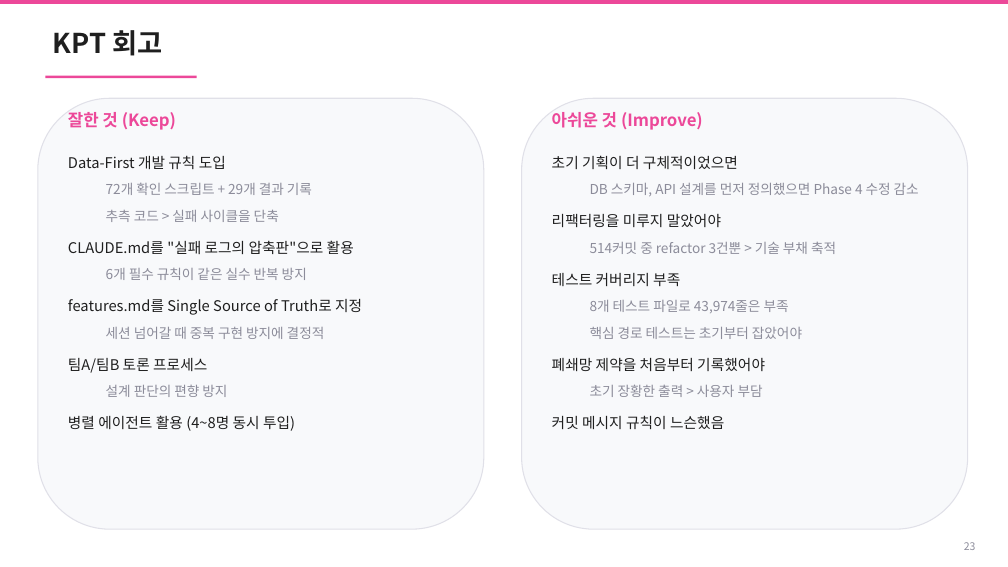
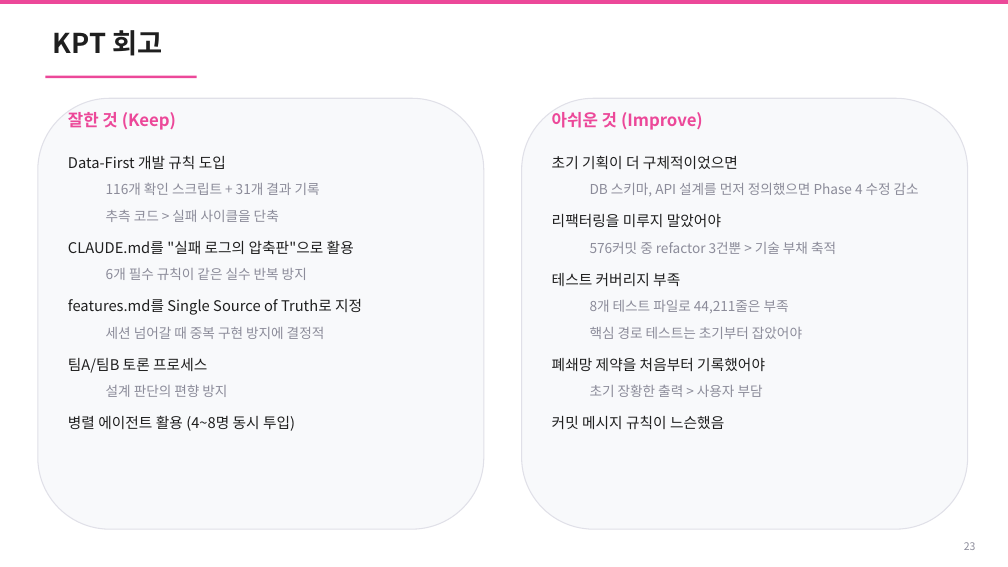
Before and after one commit to youngjaeseo-git/firstTest, a slide deck: slide 23 of docs/retrospective-presentation.pptx. Drawn at 1008x567 pixels with LibreOffice and Linux fonts; fonts in the diff are those of the drawing. Boxes give left, top, right and bottom in pixels: in the first picture for what was removed or moved away, otherwise in the second. Text is boxed around its words. In the diff, an @@ line names an element or a change of style, - is before the commit and + after.

```diff
--- a/docs/retrospective-presentation.pptx
+++ b/docs/retrospective-presentation.pptx
@@ text at (x1=106, y1=183, x2=320, y2=195): text changed @@
-  72개 확인 스크립트 + 29개 결과 기록
+  116개 확인 스크립트 + 31개 결과 기록
@@ text at (x1=590, y1=242, x2=836, y2=254): text changed @@
-  514커밋 중 refactor 3건뿐 > 기술 부채 축적
+  576커밋 중 refactor 3건뿐 > 기술 부채 축적
@@ text at (x1=590, y1=300, x2=789, y2=313): text changed @@
-  8개 테스트 파일로 43,974줄은 부족
+  8개 테스트 파일로 44,211줄은 부족
```
Also in this commit, not shown: 4 other slides changed, 2 other files.
